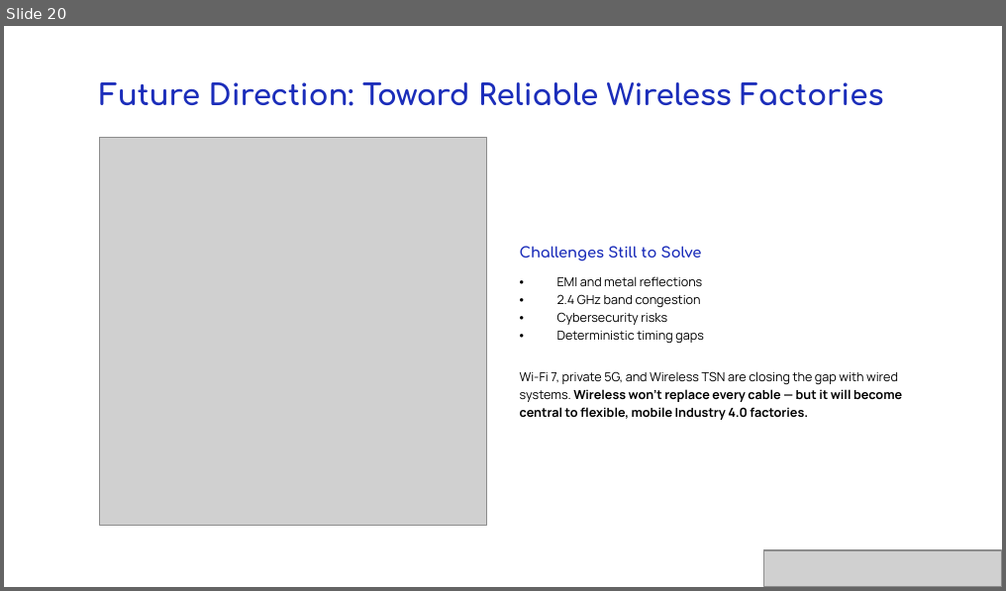
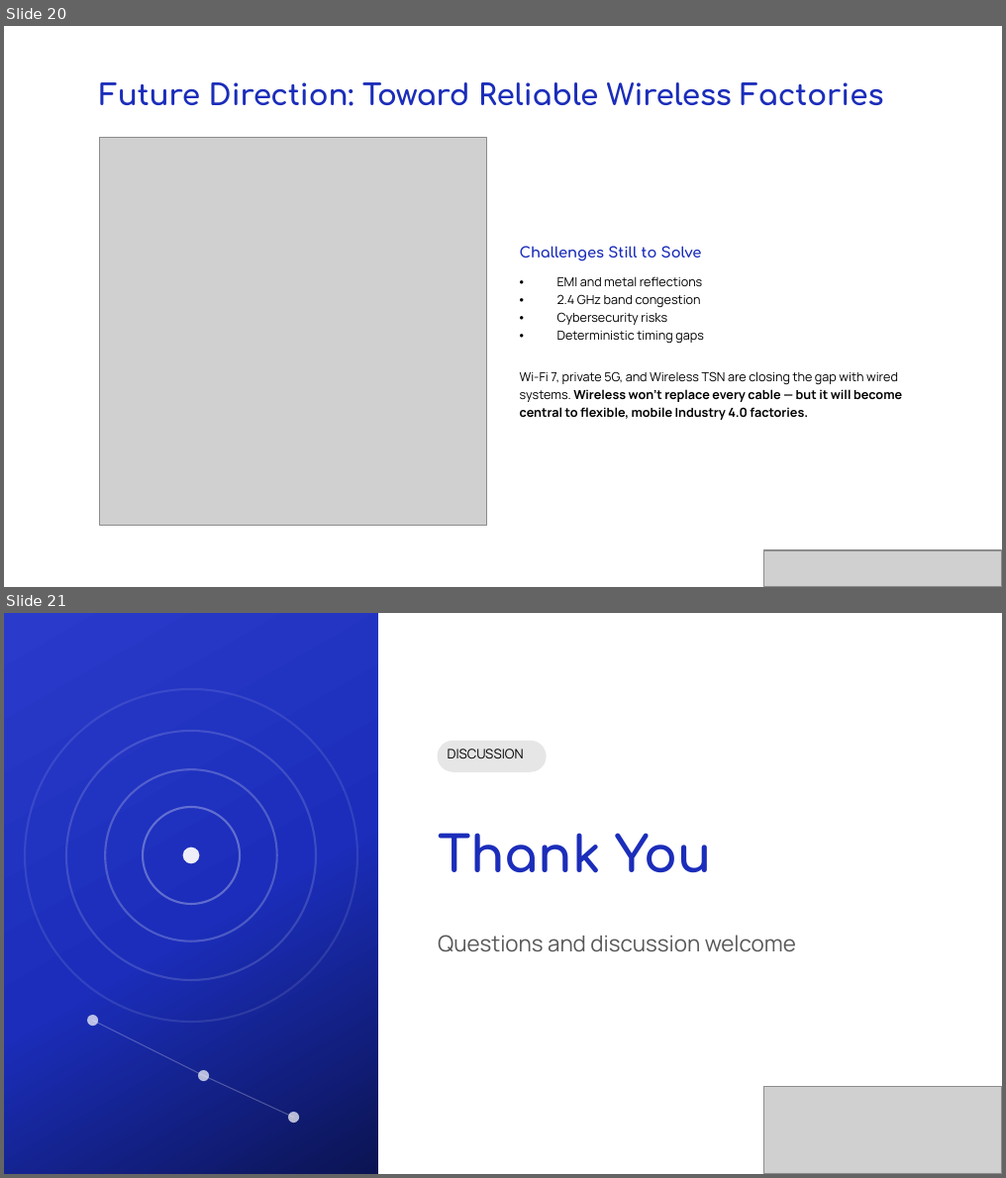
Before and after one commit to muji567/Industrial_-Communication_-Standard_B5, a slide deck: ics_presentation.pptx. Shown one above the other, each under a label of ours: slide 20 before the commit, slides 20 and 21 after it. The pictures are 1006x591 and 1006x1178 pixels, drawn with LibreOffice and Linux fonts; fonts in the diff are those of the drawing; grey boxes stand for pictures. Boxes give left, top, right and bottom in pixels: in the first picture for what was removed or moved away, otherwise in the second. Text is boxed around its words. In the diff, an @@ line names an element or a change of style, - is before the commit and + after.

```diff
--- a/ics_presentation.pptx
+++ b/ics_presentation.pptx
@@ slide 21 added at [4,613,1002,1174], background #FFFFFF @@
@@ rectangle added at [4,613,378,1173], fill gradient #2A3BCB to #1B2DBA to #0B1452 @@
@@ ellipse added at [25,689,357,1021], outline #FFFFFF 1.5 pt @@
@@ ellipse added at [65,731,315,980], outline #FFFFFF 1.5 pt @@
@@ rounded rectangle added at [437,741,546,772], fill #E6E6E6 @@
@@ text added at [448,749,524,759], 9.5 pt, text #000000 @@
+DISCUSSION
@@ ellipse added at [105,769,276,942], outline #FFFFFF 1.5 pt @@
@@ ellipse added at [143,807,240,903], outline #FFFFFF 1.5 pt @@
@@ ellipse added at [182,848,200,864], fill #FFFFFF at 92% opacity @@
@@ text added at [438,833,712,873], 36 pt, text #1B2DBA, bold @@
+Thank You
@@ text added at [438,935,796,953], 16 pt, text #595959 @@
+Questions and discussion welcome
@@ ellipse added at [87,1015,98,1026], fill #FFFFFF at 70% opacity @@
@@ line added from (93, 1020) to (204, 1076), #FFFFFF 0.75 pt @@
@@ ellipse added at [198,1070,209,1081], fill #FFFFFF at 70% opacity @@
@@ line added from (204, 1076) to (293, 1118), #FFFFFF 0.75 pt @@
@@ picture added at [764,1086,1002,1173] @@
@@ ellipse added at [288,1112,299,1123], fill #FFFFFF at 70% opacity @@
```
Also in this commit, not shown: 1 other slide added, 1 slide removed.
